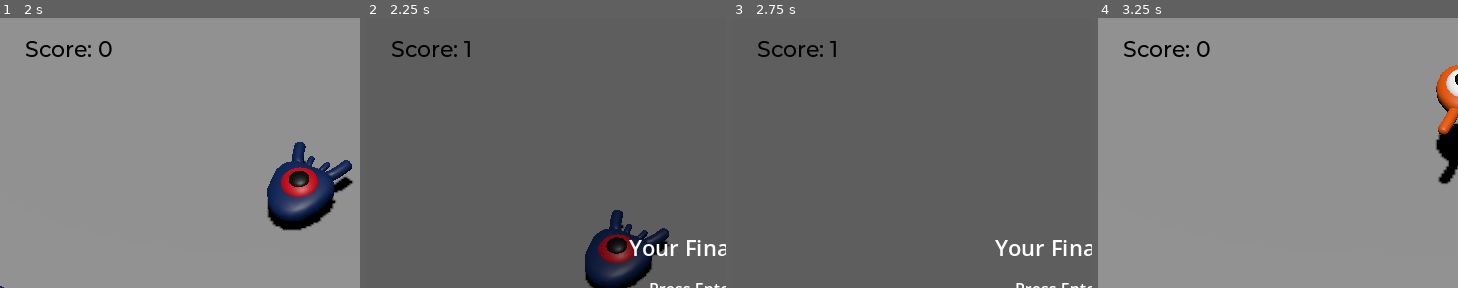
Above: before the commit, frames 1-4 (left to right).
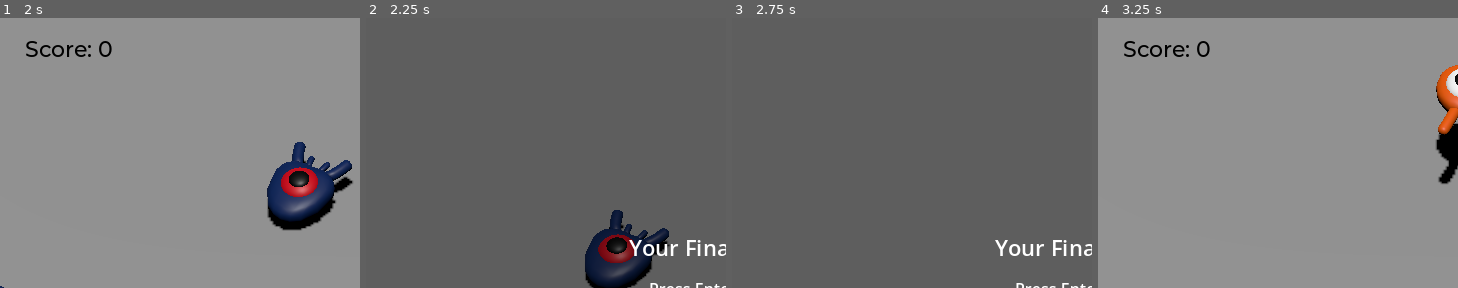
Above: after the commit, the same moments.

Repository: Suqbs/Squash-The-Creeps
Game: Godot game, scene res://scenes/main/main.tscn
Two runs of this game, one before a commit and one after it. Both use one fixed random seed, a clock stepped at 60 frames per second and the inputs below.
Inputs:
- Up to frame 1 (2 s): tap Enter (ui_accept) at 0.5 s; hold D (move_right) 0.53-1.28 s; tap Space (jump) at 0.77, 1.52 s; hold S (move_back) from 1.28 s (still down)
- Up to frame 2 (2.25 s): release S (move_back) at 2.03 s; hold D (move_right) from 2.03 s (still down)
- Up to frame 3 (2.75 s): keep holding D (move_right)
- Up to frame 4 (3.25 s): tap Enter (ui_accept) at 2.75 s; release D (move_right) at 2.78 s; hold W (move_forward) from 2.78 s (still down); tap Space (jump) at 3.02 s
The pictures show only the part of the screen within x 0-50%, y 0-50%; the shares and areas given below are measured in that part.

Frame 1 is identical in both runs. In frame 2, 0.4% of the frame differs, in the area x 7-29%, y 8-15%; in frame 3, 0.4%; in frame 4, nothing differs.

Commit message:
Update the Game

Diff:
--- a/scenes/main/main.gd
+++ b/scenes/main/main.gd
@@ -6,6 +6,7 @@
 
 func _ready() -> void:
 	$UserInterface/Retry.hide()
+	$UserInterface/ScoreLabel.show()
 
 func _on_mob_timer_timeout():
 	# Create a new instance of the Mob scene.
@@ -30,6 +31,7 @@
 func _on_player_hit() -> void:
 	$MobTimer.stop()
 	$UserInterface/Retry.show()
+	$UserInterface/ScoreLabel.hide()
 	$UserInterface/Retry/EndScoreLabel.text = "Your Final Score: %s" % game_score
 
 func _unhandled_input(event):
Binary file added: game-screenshot-1.png
Not shown, added: game-screenshot-1.png.import
Binary file added: game-screenshot-2.png
Not shown, added: README.md
